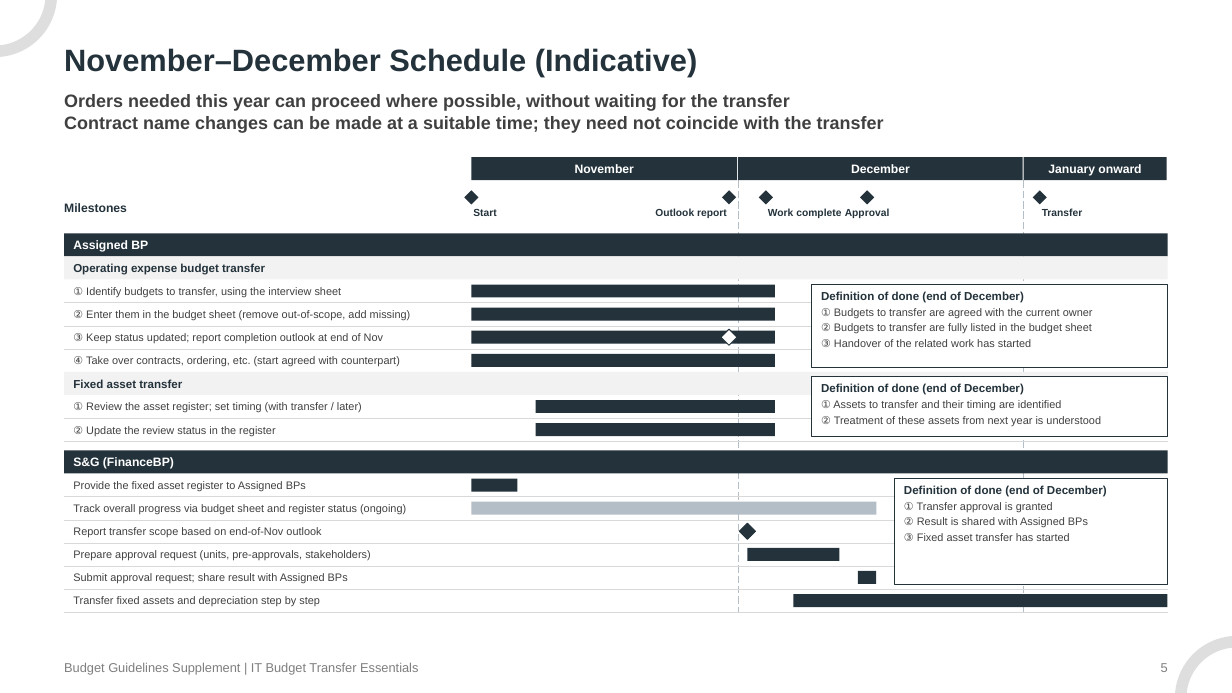
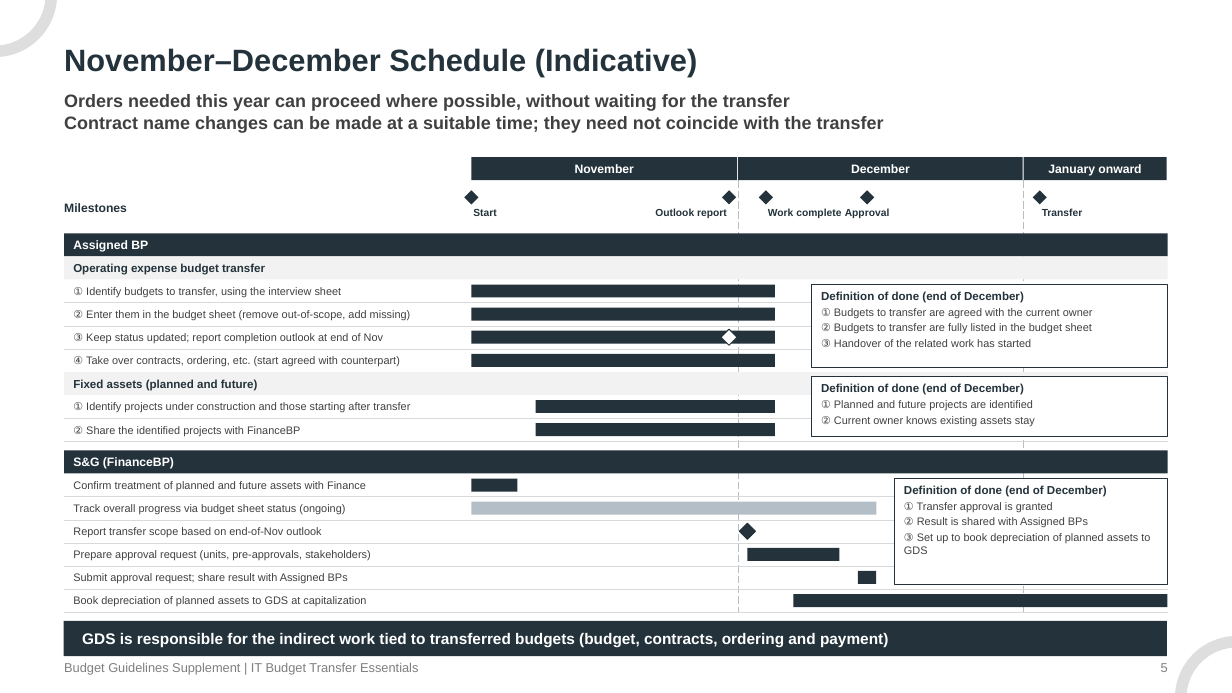
Before and after one commit to hiroyasu-komaki/temp, a slide deck: slide 5 of budget-transfer/kickoff/IT_Budget_Transfer_Essentials_Guidelines_Supplement.pptx. Drawn at 1232x693 pixels with LibreOffice and Linux fonts; fonts in the diff are those of the drawing. Boxes give left, top, right and bottom in pixels: in the first picture for what was removed or moved away, otherwise in the second. Text is boxed around its words. In the diff, an @@ line names an element or a change of style, - is before the commit and + after.

Commit message:
update budget transfer

```diff
--- a/budget-transfer/kickoff/IT_Budget_Transfer_Essentials_Guidelines_Supplement.pptx
+++ b/budget-transfer/kickoff/IT_Budget_Transfer_Essentials_Guidelines_Supplement.pptx
@@ text in rectangle at (73, 379, 258, 391): text changed @@
-Fixed asset transfer
+Fixed assets (planned and future)
@@ text at (73, 402, 410, 413): text changed @@
-① Review the asset register; set timing (with transfer / later)
+① Identify projects under construction and those starting after transfer
@@ text at (821, 400, 1035, 426): text changed @@
-① Assets to transfer and their timing are identified
-② Treatment of these assets from next year is understood
+① Planned and future projects are identified
+② Current owner knows existing assets stay
@@ text at (73, 426, 300, 436): text changed @@
-② Update the review status in the register
+② Share the identified projects with FinanceBP
@@ text at (73, 504, 345, 515): text changed @@
-Track overall progress via budget sheet and register status (ongoing)
+Track overall progress via budget sheet status (ongoing)
@@ text at (73, 481, 366, 491): text changed @@
-Provide the fixed asset register to Assigned BPs
+Confirm treatment of planned and future assets with Finance
@@ text at (904, 533, 1150, 554): text changed @@
-③ Fixed asset transfer has started
+③ Set up to book depreciation of planned assets to GDS
@@ text at (73, 596, 366, 607): text changed @@
-Transfer fixed assets and depreciation step by step
+Book depreciation of planned assets to GDS at capitalization
@@ rectangle added at (64, 621, 1167, 656), fill #23323B, 12 pt, text #FFFFFF, bold @@
+GDS is responsible for the indirect work tied to transferred budgets (budget, contracts, ordering and payment)
```
Also in this commit, not shown: 3 other slides changed, 1 slide added, 1 slide removed, 3 other files.
